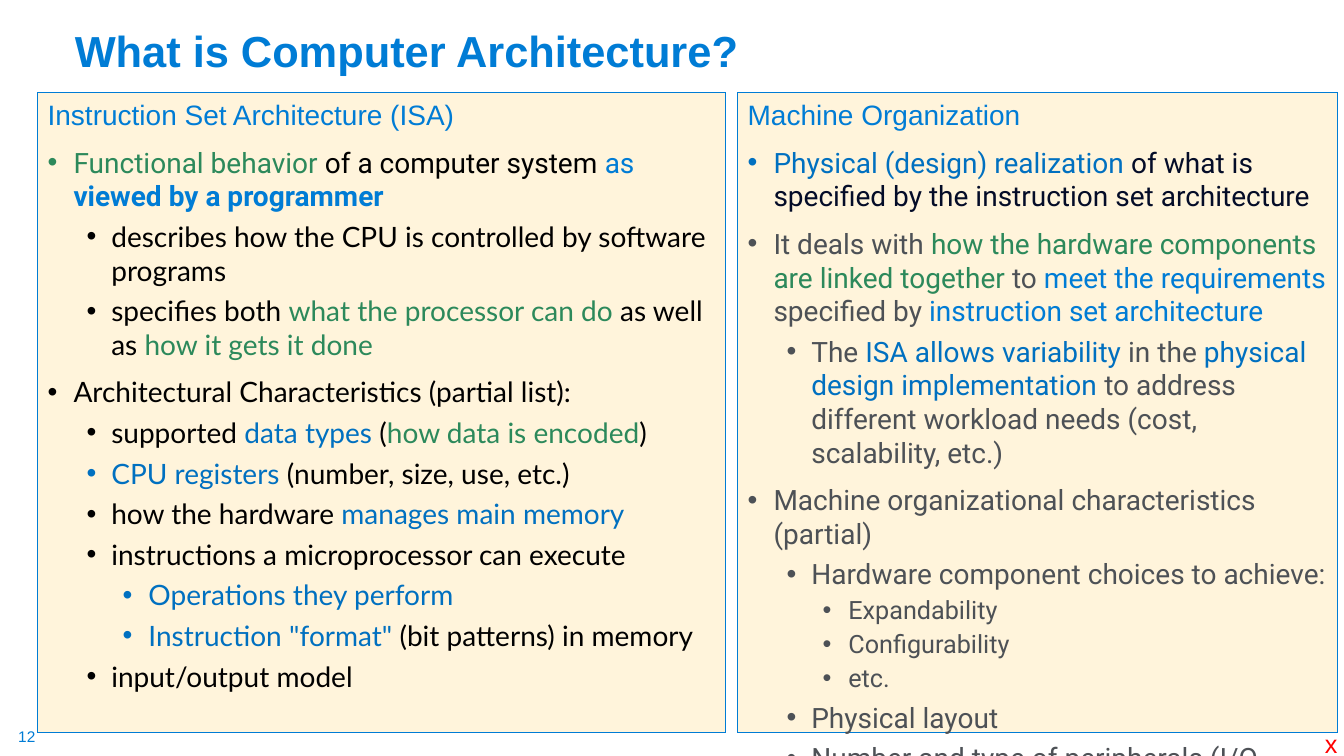
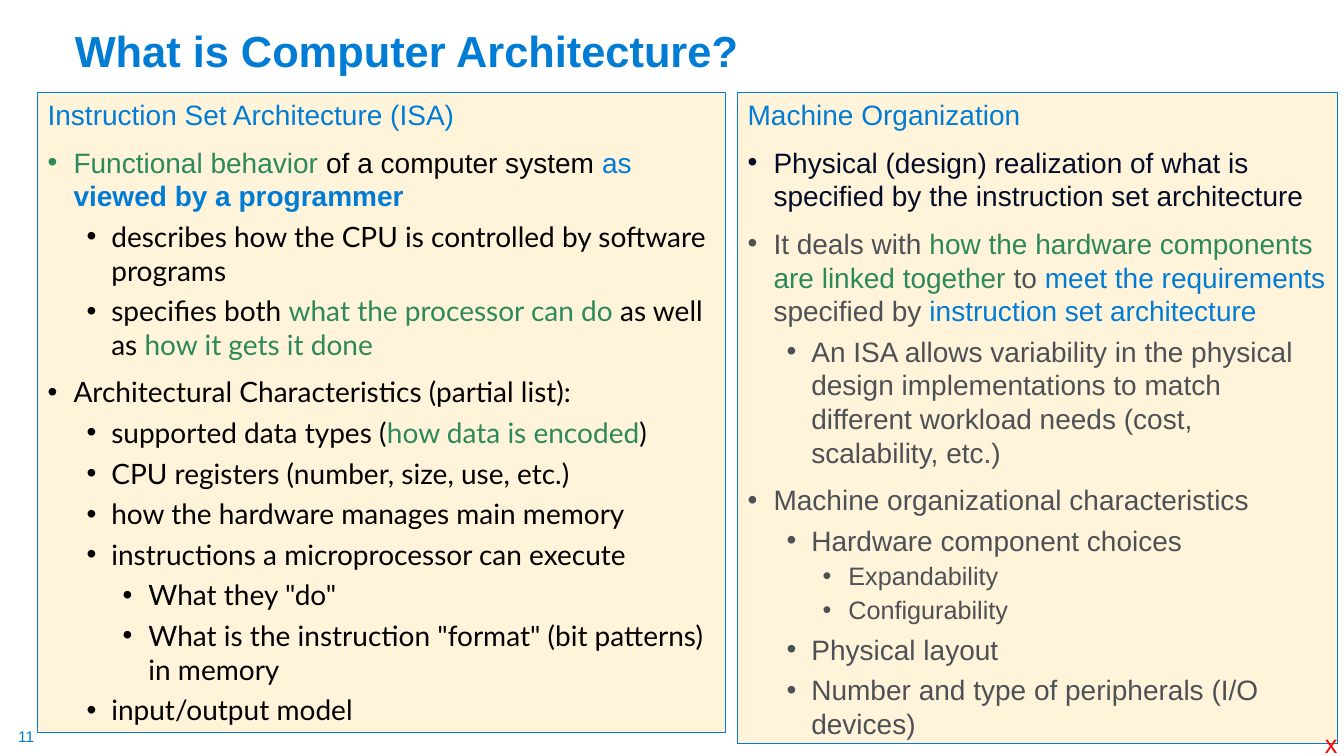
Before and after one commit to cse30-sp24/Cao-slides, a slide deck: slide 11 of 01-C-Part1.pptx (slide 12 before the commit). Drawn at 1344x756 pixels with LibreOffice and Linux fonts; fonts in the diff are those of the drawing. Boxes give left, top, right and bottom in pixels: in the first picture for what was removed or moved away, otherwise in the second. Text is boxed around its words. In the diff, an @@ line names an element or a change of style, - is before the commit and + after.

```diff
--- a/01-C-Part1.pptx
+++ b/01-C-Part1.pptx
@@ text "Instruction Set Architecture (ISA)" at (37, 93, 725, 733): fill #FFF4DB to #FFF3DA @@
@@ text at (48, 104, 705, 725): font Roboto to Arial in "Functional behavior of a computer system as ..."; text colour #0070C0 to #000000 in "data types", "CPU registers", "manages main memory"; less space between paragraphs @@
@@ text "Machine Organization" at (738, 93, 1338, 744): fill #FFF4DB to #FFF3DA @@
@@ text "Machine Organization": place and size @@
-text "Machine Organization" at (738, 93, 1338, 733)
+text "Machine Organization" at (738, 93, 1338, 744)
@@ text at (748, 104, 1326, 739): font Roboto to Arial in "Physical (design) realization of what is specified ...", "It deals with how the hardware components ...", "Expandability", "Configurability" and 2 more places; text colour #0070C0 to #040C28 in "Physical (design) realization"; less space between paragraphs @@
@@ text at (774, 341, 1292, 556): text changed; font Roboto to Arial @@
-  • The ISA allows variability in the physical design implementation to address different workload needs (cost, scalability, etc.)
-• Machine organizational characteristics (partial)
-  • Hardware component choices to achieve:
+  • An ISA allows variability in the physical design implementations to match different workload needs (cost, scalability, etc.)
+• Machine organizational characteristics
+  • Hardware component choices
@@ text at (148, 584, 703, 685): text changed; text colour #0070C0 to #000000 @@
-    • Operations they perform
-    • Instruction "format" (bit patterns) in memory
+    • What they "do"
+    • What is the instruction "format" (bit patterns) in memory
@@ text at (848, 670, 889, 688): paragraph removed @@
-    • etc.
@@ page number at (18, 731, 34, 742): text changed @@
-12
+11
@@ text "x" rewrapped from (1325, 739, 1338, 753) to (1325, 733, 1338, 753) @@
```
Also in this commit, not shown: 94 other slides changed, 1 slide added, 2 slides removed.
